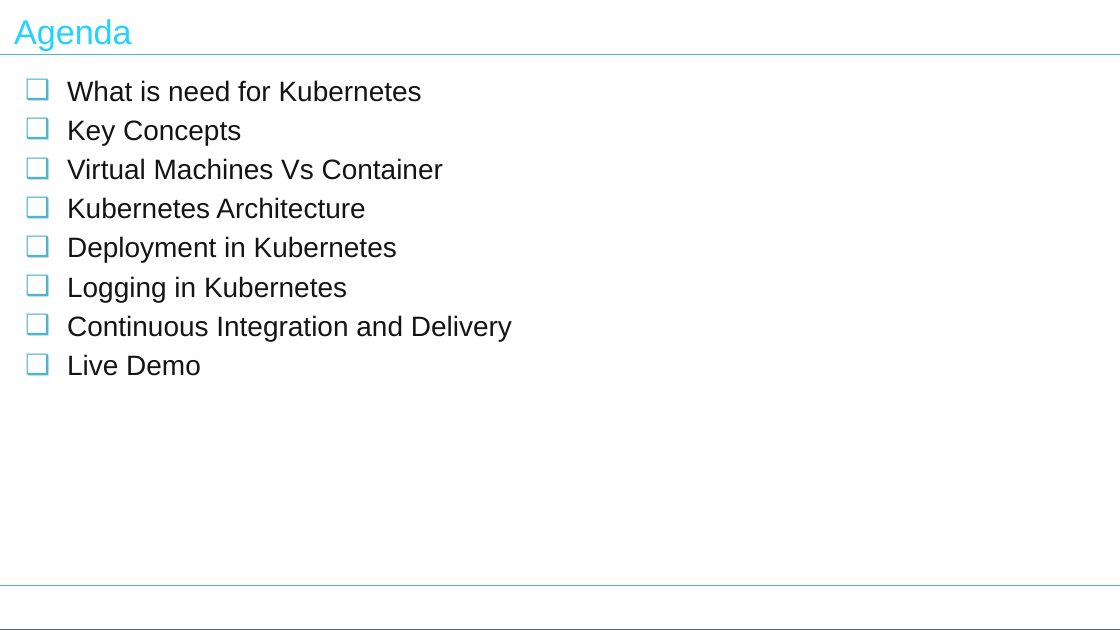
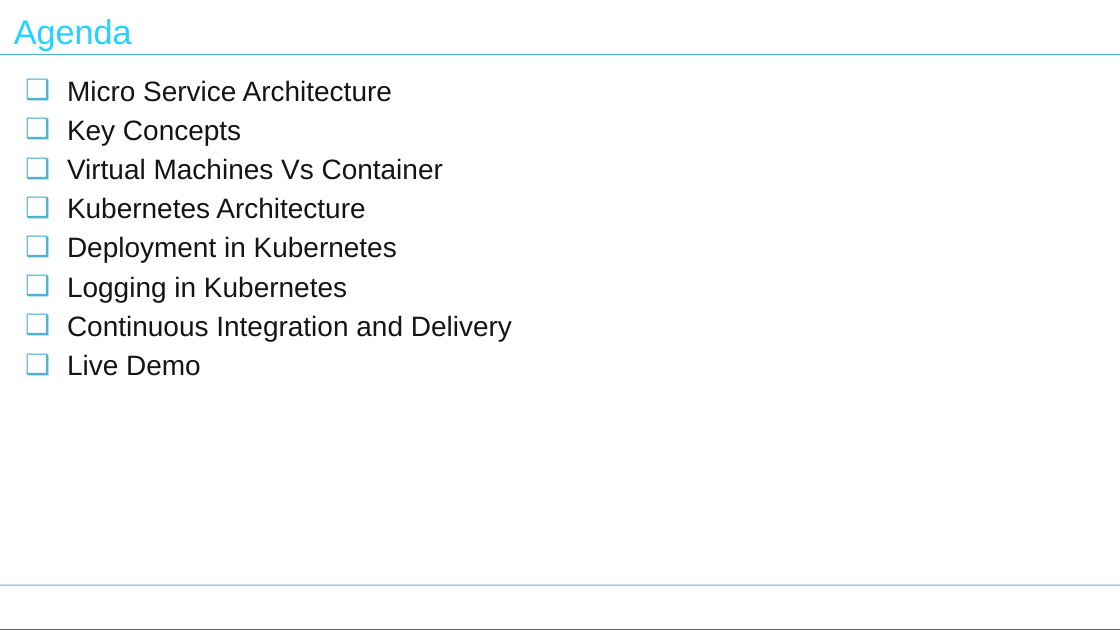
Before and after one commit to nilaybose/minikubedemo, a slide deck: slide 2 of docs/Tech Talk - Kubernetes.pptx. Drawn at 1120x630 pixels with LibreOffice and Linux fonts; fonts in the diff are those of the drawing. Boxes give left, top, right and bottom in pixels: in the first picture for what was removed or moved away, otherwise in the second. Text is boxed around its words. In the diff, an @@ line names an element or a change of style, - is before the commit and + after.

```diff
--- a/docs/Tech Talk - Kubernetes.pptx
+++ b/docs/Tech Talk - Kubernetes.pptx
@@ rectangle at (0, 0, 1120, 629): shadow on @@
@@ text at (67, 80, 392, 102): text changed @@
-❑ What is need for Kubernetes
+❑ Micro Service Architecture
@@ line (0, 585) - (1120, 585): stroke #50B3CF 0.75 pt to #50B3CF 0.74 pt @@
```
Also in this commit, not shown: 17 other slides changed, 8 slides added, 2 slides removed.
